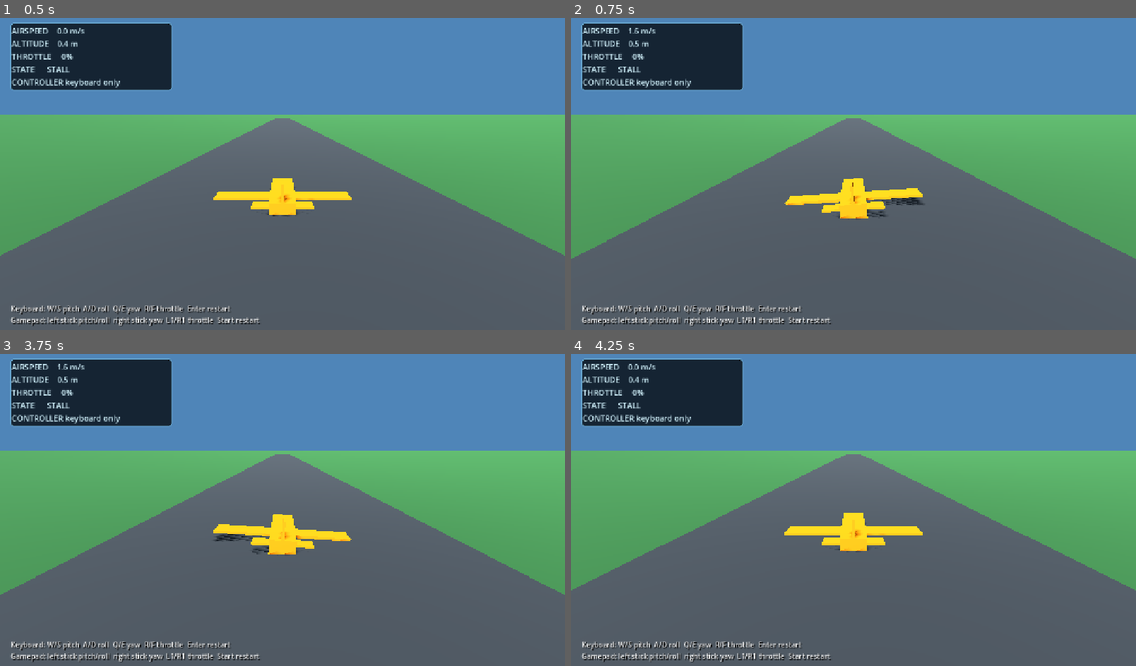
Above: before the commit, frames 1-4 (two rows, left to right).
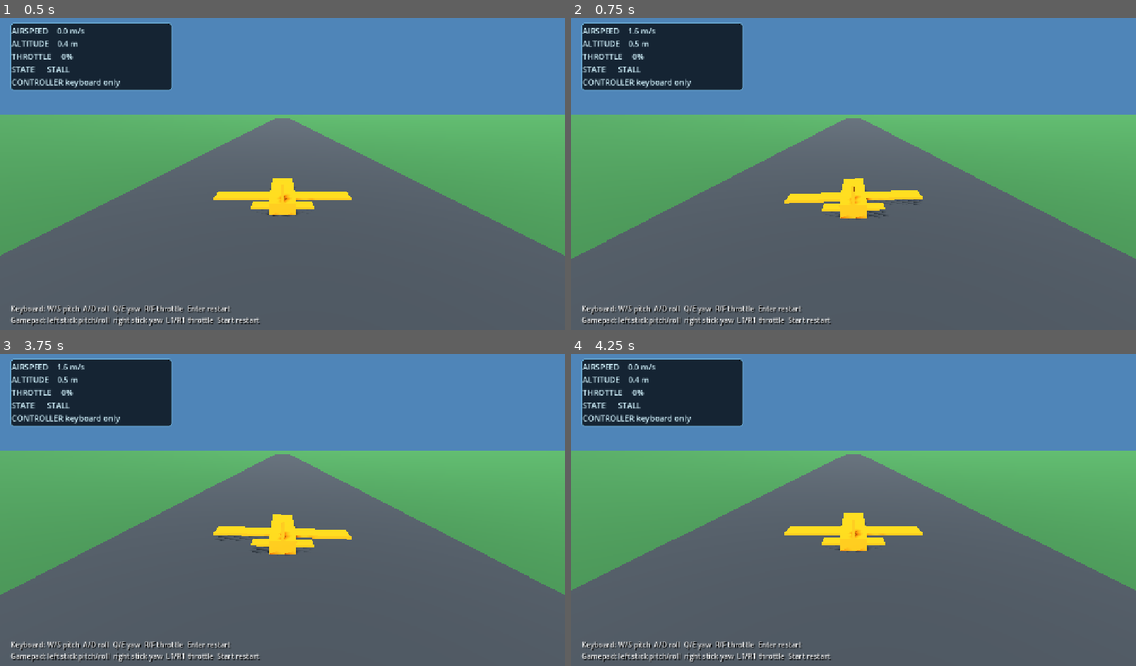
Above: after the commit, the same moments.

Repository: imanoliri/open-odyssey
Game: Godot game, scene res://scenes/main.tscn
Two runs of this game, one before a commit and one after it. Both use one fixed random seed, a clock stepped at 60 frames per second and the inputs below.
Inputs (mouse positions are in pixels of both pictures, inside the frame that each line leads up to):
- Up to frame 1 (0.5 s): no input
- Up to frame 2 (0.75 s): tap Enter (restart) at 0.5 s; move the mouse to (977, 155) at 0.52 s; hold D (roll_right) from 0.53 s (still down); click (977, 155) at 0.67 s
- Up to frame 3 (3.75 s): release D (roll_right) at 1.25 s; tap Enter (restart) every 0.75 s from 1.25 to 3.5 s; drag from (169, 522) to (254, 569) at 1.27 s; move the mouse to (339, 438) at 2.02 s; hold D (roll_right) 2.03-2.75 s; drag from (254, 569) to (113, 460) at 2.77 s; move the mouse to (452, 553) at 3.52 s; hold A (roll_left) from 3.53 s (still down)
- Up to frame 4 (4.25 s): keep holding A (roll_left)

Frame 1 is identical in both runs. In frame 2, 0.3% of the frame differs, in the area x 37-63%, y 51-65%; in frame 3, 0.3%; in frame 4, less than 0.1%.

Commit message:
Reduce aircraft roll authority by half

Diff:
--- a/game/scripts/aircraft.gd
+++ b/game/scripts/aircraft.gd
@@ -17,7 +17,7 @@
 
 @export_category("Control torque")
 @export var pitch_torque_newton_metres := 9500.0
-@export var roll_torque_newton_metres := 12500.0
+@export var roll_torque_newton_metres := 6250.0
 @export var yaw_torque_newton_metres := 4500.0
 
 var throttle := 0.0
